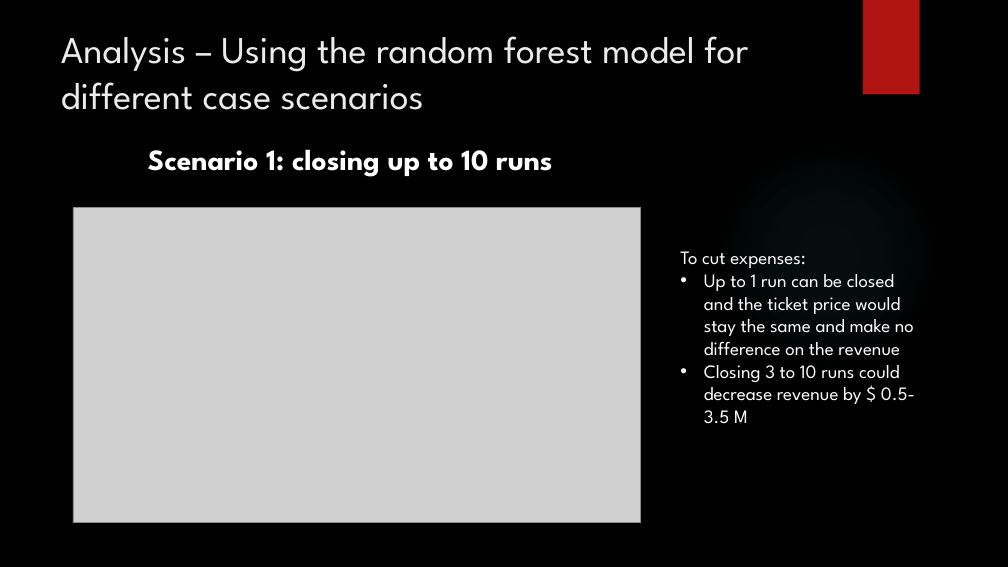
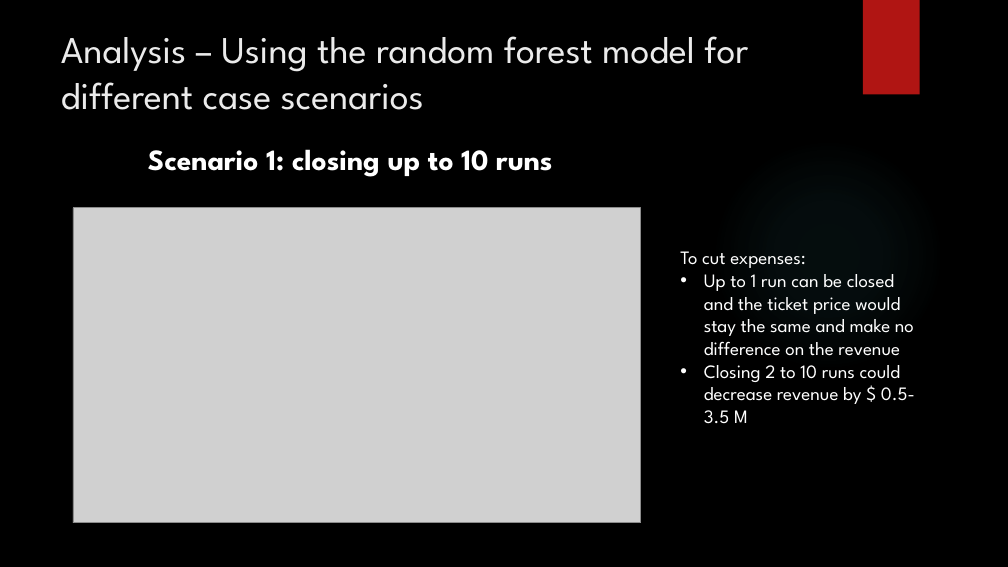
Before and after one commit to mbarona2/DataScienceGuidedCapstone, a slide deck: slide 8 of Barona_Melissa_Guided_Capstone_presentation.pptx (slide 7 before the commit). Drawn at 1008x567 pixels with LibreOffice and Linux fonts; fonts in the diff are those of the drawing; grey boxes stand for pictures; background and template pictures are left out. Boxes give left, top, right and bottom in pixels: in the first picture for what was removed or moved away, otherwise in the second. Text is boxed around its words. In the diff, an @@ line names an element or a change of style, - is before the commit and + after.

```diff
--- a/Barona_Melissa_Guided_Capstone_presentation.pptx
+++ b/Barona_Melissa_Guided_Capstone_presentation.pptx
@@ text at <box>704,365,915,424</box>: text changed @@
-• Closing 3 to 10 runs could decrease revenue by $ 0.5-3.5 M
+• Closing 2 to 10 runs could decrease revenue by $ 0.5-3.5 M
```
Also in this commit, not shown: 1 other slide changed, 1 slide added.
